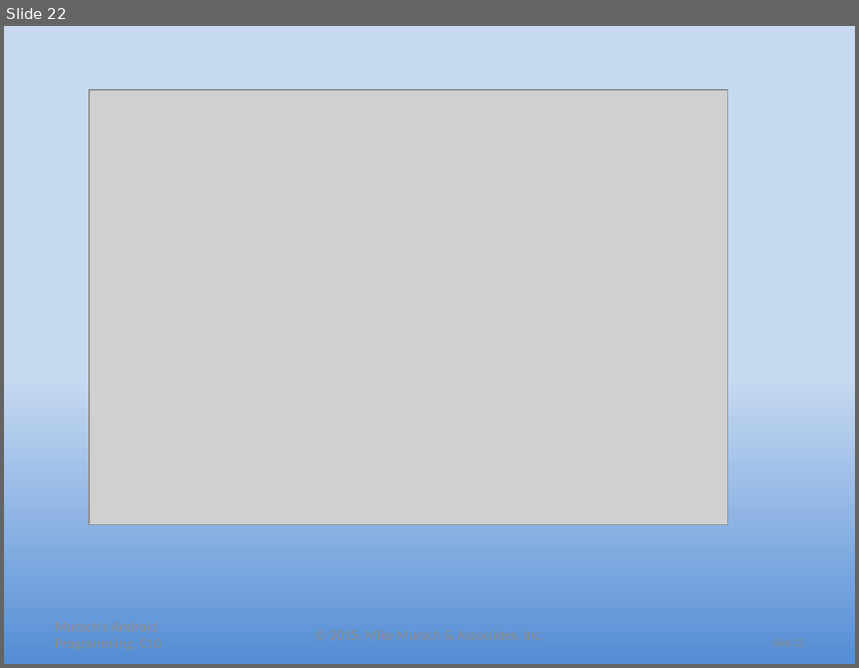
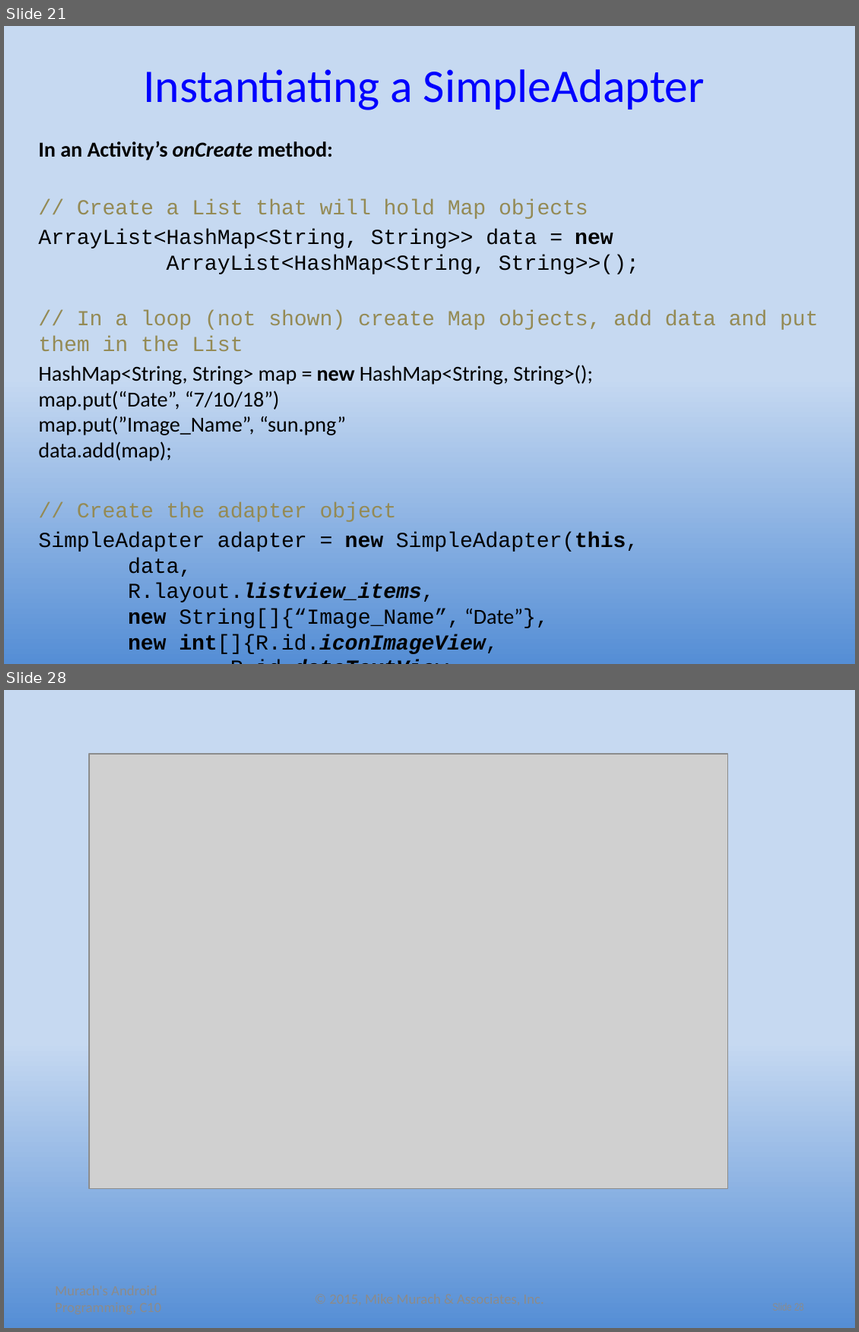
Before and after one commit to UO-CIS/CIS399Android-CourseMaterials, a slide deck: NotesAndSlides/CIS399Wk3Day2-ListViews.pptx. Shown one above the other, each under a label of ours: slide 22 before the commit, slides 21 and 28 after it; the slides between them are not shown. The pictures are 859x668 and 859x1332 pixels, drawn with LibreOffice and Linux fonts; fonts in the diff are those of the drawing; grey boxes stand for pictures. Boxes give left, top, right and bottom in pixels: in the first picture for what was removed or moved away, otherwise in the second. Text is boxed around its words. In the diff, an @@ line names an element or a change of style, - is before the commit and + after.

Commit message:
Updates
Added section on SimpleCursorAdapter to the SQLite ppt

```diff
--- a/NotesAndSlides/CIS399Wk3Day2-ListViews.pptx
+++ b/NotesAndSlides/CIS399Wk3Day2-ListViews.pptx
@@ slide 21 added at (x1=4, y1=26, x2=855, y2=664), background gradient #C6D9F1 to #558ED5 @@
@@ title added at (x1=143, y1=69, x2=705, y2=110), 39.6 pt, text #0000FF @@
+Instantiating a SimpleAdapter
@@ text added at (x1=38, y1=141, x2=819, y2=655), 18.1 pt, text #000000 @@
+In an Activity’s onCreate method:
+// Create a List that will hold Map objects
+ArrayList<HashMap<String, String>> data = new
+ArrayList<HashMap<String, String>>();
+// In a loop (not shown) create Map objects, add data and put them in the List
+HashMap<String, String> map = new HashMap<String, String>();
+map.put(“Date”, “7/10/18”)
+map.put(”Image_Name”, “sun.png”
+data.add(map);
+// Create the adapter object
+SimpleAdapter adapter = new SimpleAdapter(this,
+data,
+R.layout.listview_items,
+new String[]{“Image_Name”, “Date”},
+new int[]{R.id.iconImageView,
+R.id.dateTextView
+}
+);
@@ what was slide 22 is now slide 28 @@
```
Also in this commit, not shown: 4 slides changed, 5 other slides added, 4 other files.
